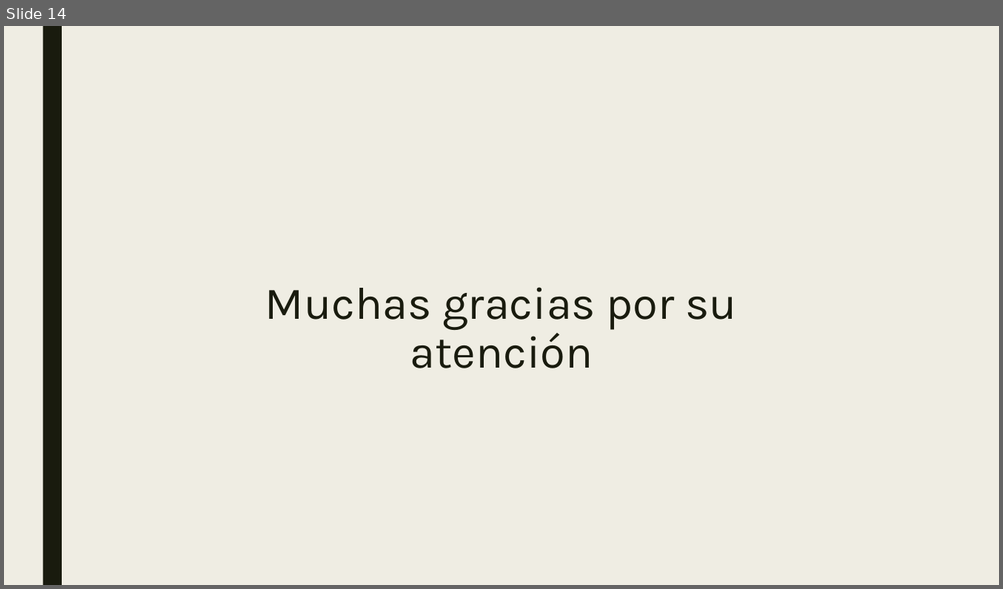
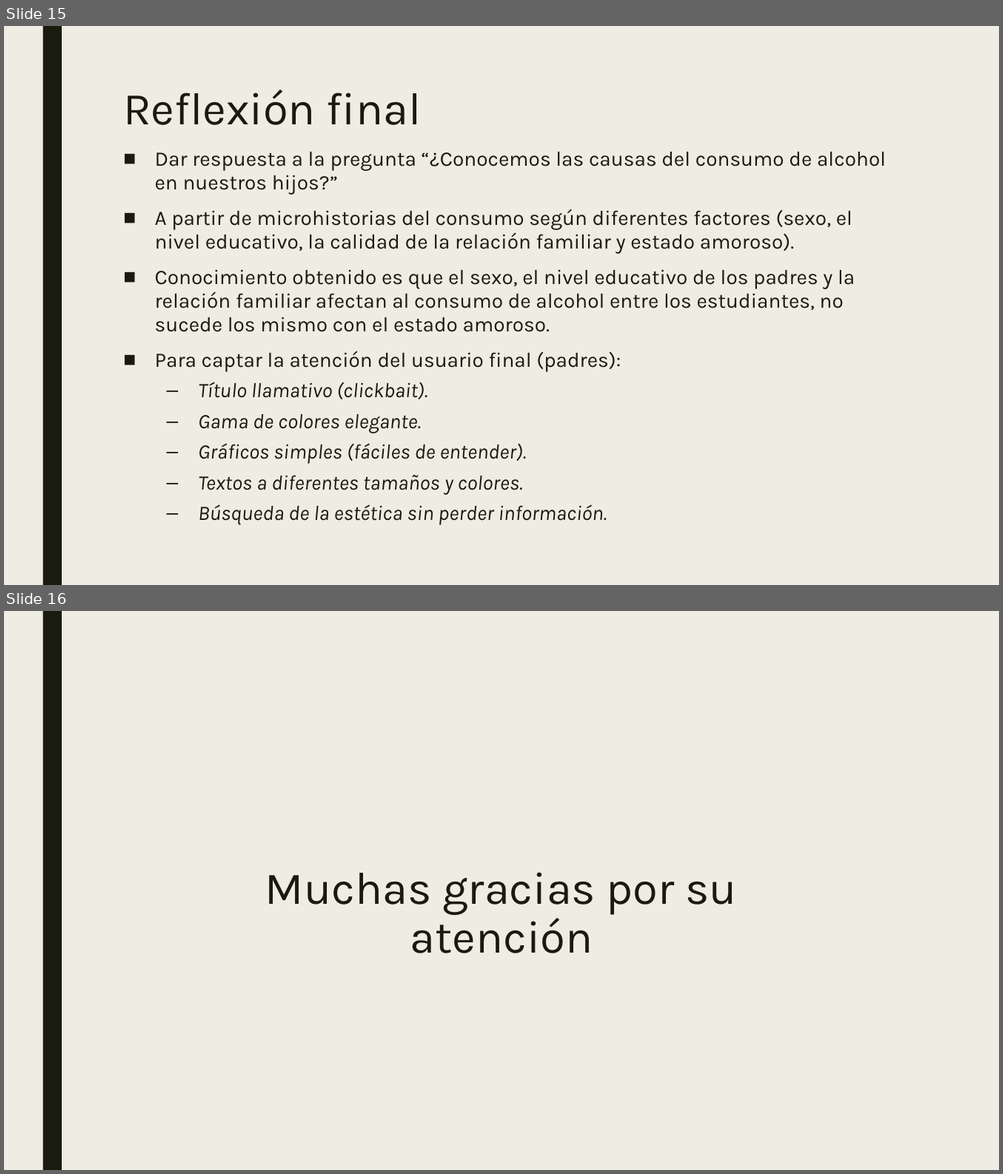
Before and after one commit to mariousm/Data-Science-Master, a slide deck: 2021-22/PrimerSemestre/Visualizacion/PEC3/Storytelling.pptx. Shown one above the other, each under a label of ours: slide 14 before the commit, slides 15 and 16 after it. The pictures are 1003x589 and 1003x1174 pixels, drawn with LibreOffice and Linux fonts; fonts in the diff are those of the drawing. Boxes give left, top, right and bottom in pixels: in the first picture for what was removed or moved away, otherwise in the second. Text is boxed around its words. In the diff, an @@ line names an element or a change of style, - is before the commit and + after.

Commit message:
VISUALIZACION: PEC3 - finalizada

```diff
--- a/2021-22/PrimerSemestre/Visualizacion/PEC3/Storytelling.pptx
+++ b/2021-22/PrimerSemestre/Visualizacion/PEC3/Storytelling.pptx
@@ slide 15 added at <box>4,26,999,585</box>, background #EFEDE3; not listed: 1 template element that a slide beside it also shows @@
@@ title added at <box>123,90,421,125</box>, 44 pt, text #191B0E @@
+Reflexión final
@@ text added at <box>155,152,885,526</box>, 20 pt, text #191B0E @@
+■ Dar respuesta a la pregunta “¿Conocemos las causas del consumo de alcohol en nuestros hijos?”
+■ A partir de microhistorias del consumo según diferentes factores (sexo, el nivel educativo, la calidad de la relación familiar y estado amoroso).
+■ Conocimiento obtenido es que el sexo, el nivel educativo de los padres y la relación familiar afectan al consumo de alcohol entre los estudiantes, no sucede los mismo con el estado amoroso.
+■ Para captar la atención del usuario final (padres):
+  – Título llamativo (clickbait).
+  – Gama de colores elegante.
+  – Gráficos simples (fáciles de entender).
+  – Textos a diferentes tamaños y colores.
+  – Búsqueda de la estética sin perder información.
@@ what was slide 14 is now slide 16 @@
```
Also in this commit, not shown: 1 slide changed, 13 other slides added, 12 slides removed.
